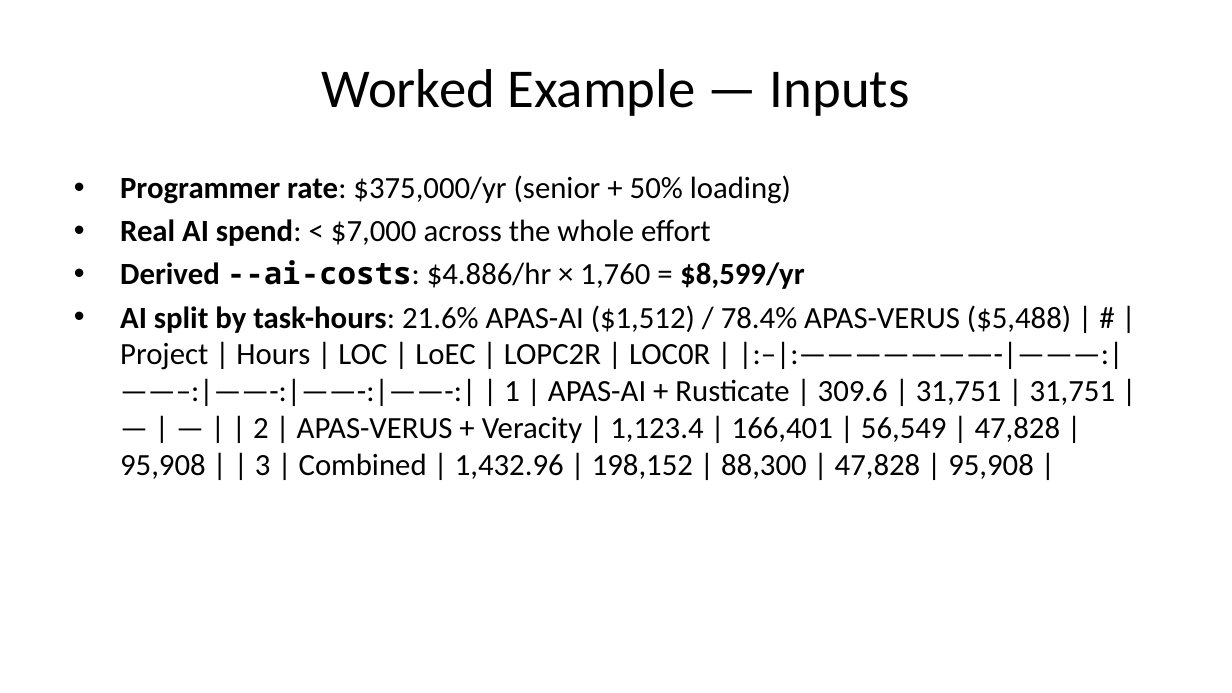
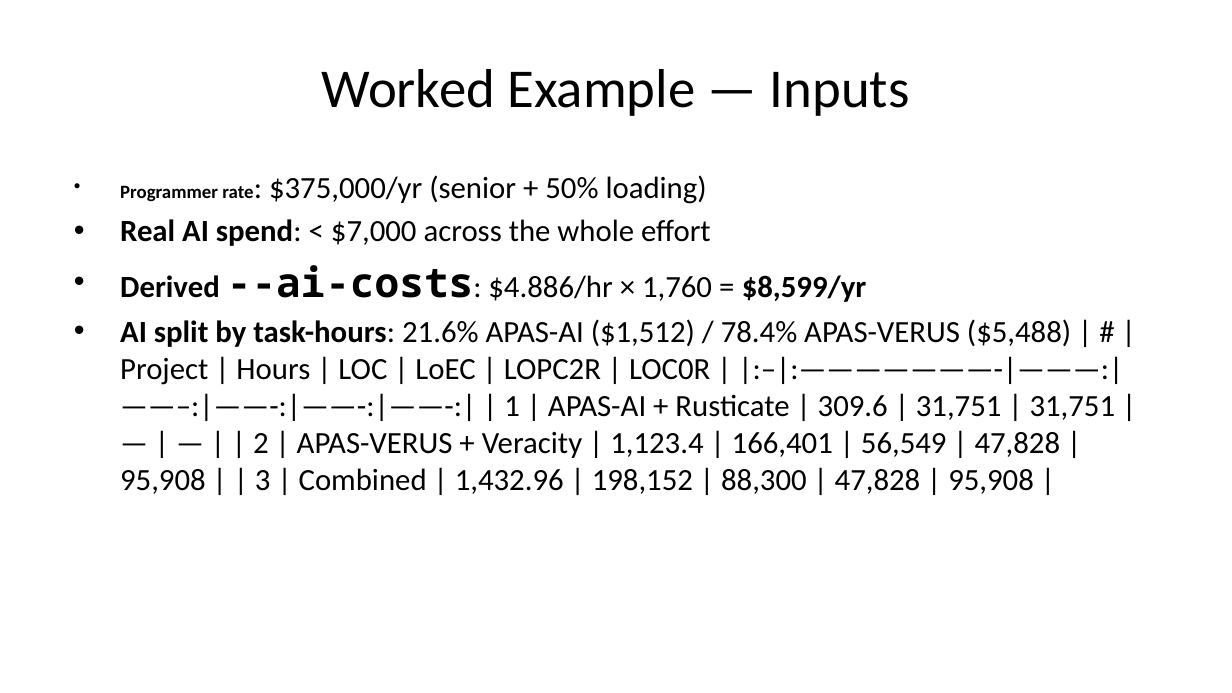
Before and after one commit to briangmilnes/APAS-VERUS, a slide deck: slide 58 of lectures/slidesCMUCS.pptx. Drawn at 1232x693 pixels with LibreOffice and Linux fonts; fonts in the diff are those of the drawing. Boxes give left, top, right and bottom in pixels: in the first picture for what was removed or moved away, otherwise in the second. Text is boxed around its words. In the diff, an @@ line names an element or a change of style, - is before the commit and + after.

```diff
--- a/lectures/slidesCMUCS.pptx
+++ b/lectures/slidesCMUCS.pptx
@@ text at [120,175,867,302]: size 18 to 11 pt in "Programmer rate:"; size 18 to 24 pt in "--ai-costs:" @@
```
Also in this commit, not shown: 9 other slides changed, 3 other files.
